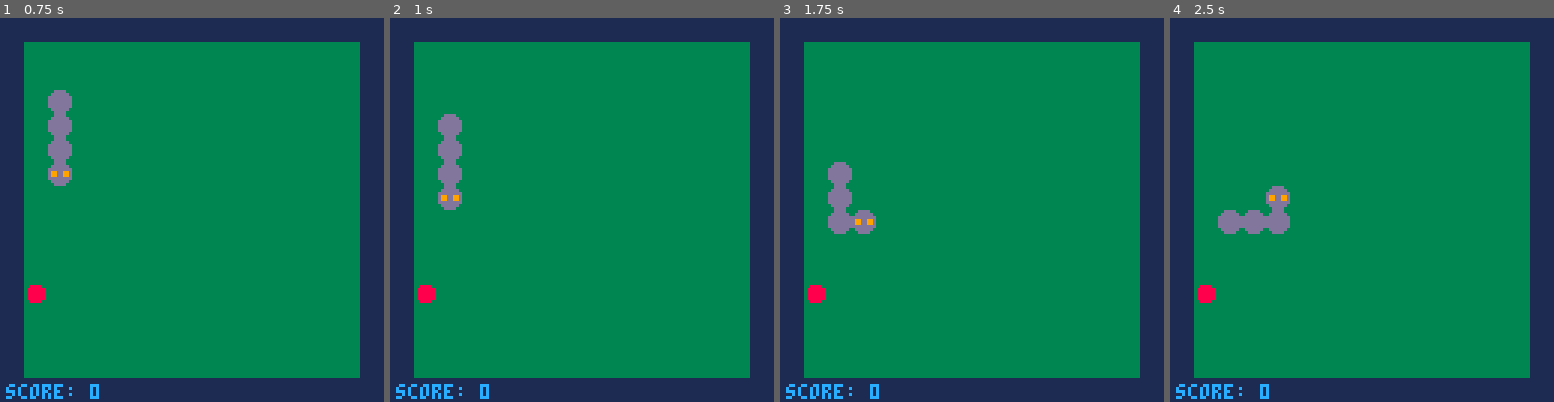
Above: before the commit, frames 1-4 (left to right).
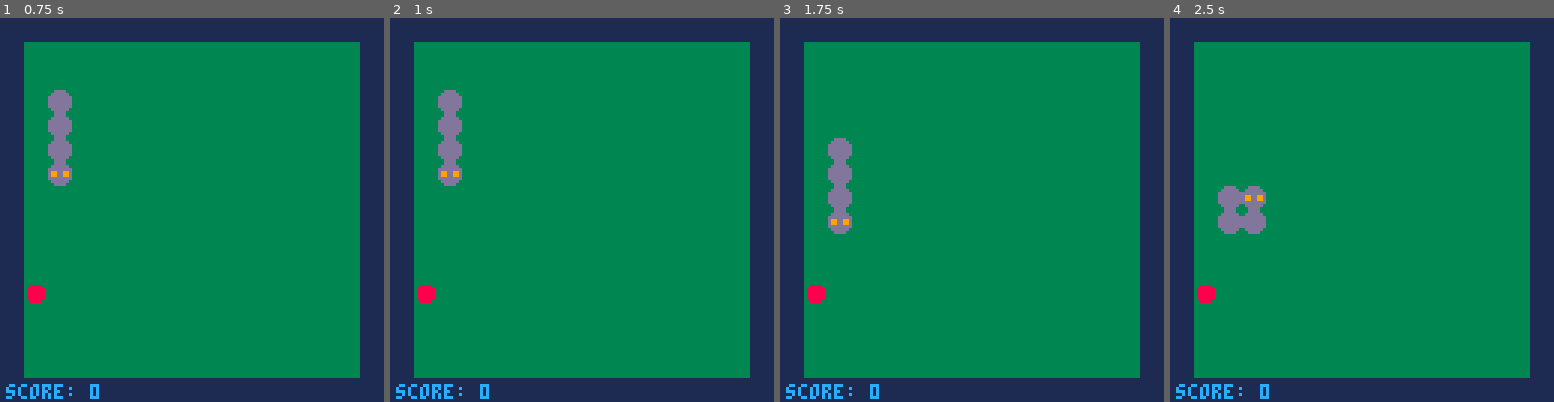
Above: after the commit, the same moments.

Repository: StefanoBisi/pico8-games
Game: PICO-8 cartridge sn8.p8
Same seed, same stepped clock (60 frames per second), same inputs: the game is played once before the commit and once after it.
Inputs:
- Up to frame 1 (0.75 s): no input
- Up to frame 2 (1 s): no input
- Up to frame 3 (1.75 s): hold Right from 1.6 s (still down)
- Up to frame 4 (2.5 s): release Right at 2.1 s; hold Up 2.15-2.42 s; hold Right from 2.47 s (still down)

Frame 1 is identical in both runs. In frame 2, 0.7% of the frame differs, in the area x 12-19%, y 18-50%; in frame 3, 0.7%; in frame 4, 1.3%, in the area x 12-32%, y 43-57%.

Commit message:
SN8: speed adjustments, fruit position fix and comments

Diff:
--- a/src/sn8.lua
+++ b/src/sn8.lua
@@ -1,11 +1,32 @@
+function hit(p1, p2)
+  return p1.x==p2.x and p1.y==p2.y
+end
+
 function generate_fruit()
   fruit={}
   fruit.type = (
     (score>0 and score%5 == 0)
     and 3 or 2
   )
-  fruit.x=(flr(rnd(13)) + 1)*8
-  fruit.y=(flr(rnd(13)) + 1)*8
+  local gen_pos = function()
+    -- Randomizes the position of the next fruit.
+    -- Each game cell is 8 pixels wide and tall.
+    -- The border cells (Those that contain x/y at value 0/127) should be excluded
+    fruit.x=(flr(rnd(13)) + 1)*8
+    fruit.y=(flr(rnd(13)) + 1)*8
+  end
+  local check_pos = function()
+    -- Checks whether the generated position overlaps the snake
+    if hit(fruit, head) then return true end
+    for i=1, #tail do
+      if hit(fruit, tail[i]) then return true end
+    end
+    return false
+  end
+  gen_pos()
+  while check_pos() do
+    gen_pos()
+  end
 end
 
 function _init()
@@ -15,8 +36,8 @@
   add(tail, {x=24,y=24})
   add(tail, {x=32,y=24})
   dir={x=0, y=8}
-  speed=10
-  speed_count=0
+  speed=11
+  move_counter=0
   score=0
   generate_fruit()
 end
@@ -26,36 +47,38 @@
   dest.y = source.y
 end
 
-function hit(p1, p2)
-  return p1.x==p2.x and p1.y==p2.y
-end
-
 function _update()
   if gameover then
     dir={x=0, y=0}
     return
   end
   -- check input
+  -- If a button is pressed, it changes direction
+  -- only if there is not a tail block in the next cell
+  -- the head should go.
   --    left
-  if btn(0) and dir.x == 0 then
+  if btn(0) and tail[1].x >= head.x then
     dir={x=-8, y=0}
   end
   --    right
-  if btn(1) and dir.x == 0 then
+  if btn(1) and tail[1].x <= head.x then
     dir={x=8, y=0}
   end
   --    up
-  if btn(2) and dir.y == 0 then
+  if btn(2) and tail[1].y >= head.y then
     dir={x=0, y=-8}
   end
   --    down
-  if btn(3) and dir.y == 0 then
+  if btn(3) and tail[1].y <= head.y then
     dir={x=0, y=8}
   end
   -- update the position
-  speed_count += 1
-  if speed_count >= speed then
-    speed_count=0
+  -- Increases the move counter
+  -- and if it reached the speed goal,
+  -- moves the snake.
+  move_counter += 1
+  if move_counter >= speed then
+    move_counter=0
     -- update tail position
     local new_tail = (
       (add_tail) and
@@ -88,11 +111,16 @@
   )
   -- fruit check
   if hit(head, fruit) then
+    -- Red fruits (sprite type 2) grant 3 point
+    -- Yellow fruits (sprite type 3) grant 9 point
     score += ((fruit.type==2)
       and 3 or 9
     )
     generate_fruit()
-    speed -= 0.5
+    -- The speed value is reduced at each tick by 0.5.
+    -- This way it is increased each 2 ticks.
+    -- Its value cannot go below 2.
+    if speed > 2 then speed -= 0.5 end
     add_tail=true
   end
 end
@@ -101,14 +129,16 @@
   -- draw board
   rectfill(0, 0, 127, 127, 1)
   rectfill(8, 8, 119, 119, 3)
-  -- print points
-  print("score: "..score, 2, 122, 12)
 
   -- gameover check
   if gameover then
-    print("gameover", 46, 2, 8)
+    print("gameover", 46, 40, 8)
+    print("score: "..score, 46, 50, 12)
     return
   end
+
+    -- print points
+  print("score: "..score, 2, 122, 12)
 
   -- draw snake
   spr(0, head.x, head.y)
